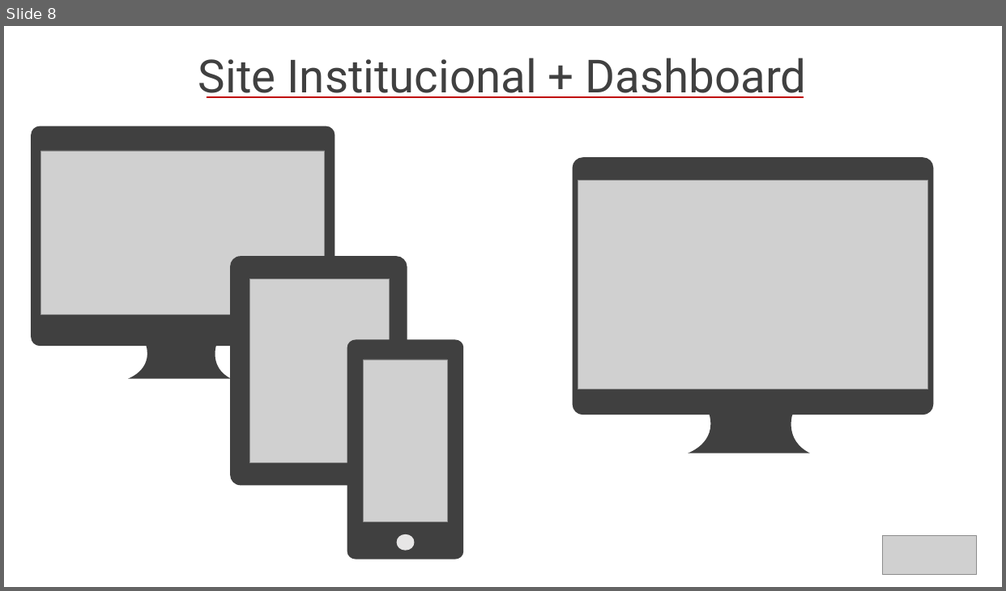
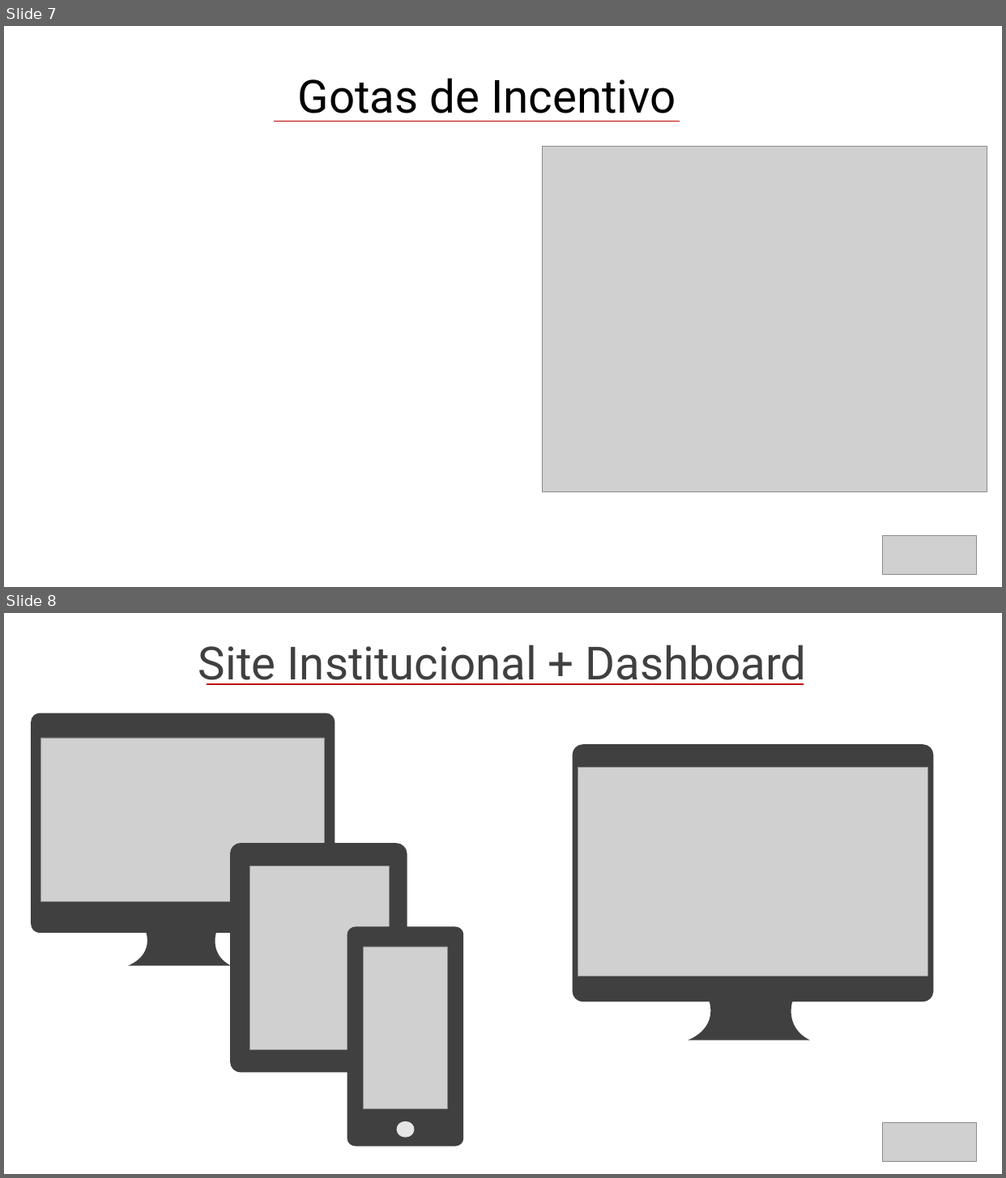
Before and after one commit to BandTec/grupo-07-adsa-20201, a slide deck: Documentação/Slide Final.pptx. Shown one above the other, each under a label of ours: slide 8 before the commit, slides 7 and 8 after it. The pictures are 1006x591 and 1006x1178 pixels, drawn with LibreOffice and Linux fonts; fonts in the diff are those of the drawing; grey boxes stand for pictures. Boxes give left, top, right and bottom in pixels: in the first picture for what was removed or moved away, otherwise in the second. Text is boxed around its words. In the diff, an @@ line names an element or a change of style, - is before the commit and + after.

```diff
--- a/Documentação/Slide Final.pptx
+++ b/Documentação/Slide Final.pptx
@@ slide 7 added at [4, 26, 1002, 587], background #FFFFFF @@
@@ text added at [298, 78, 675, 122], 44 pt, text #000000 @@
+Gotas de Incentivo
@@ line added from (275, 121) to (680, 121), #C00000 1.5 pt @@
@@ picture added at [543, 147, 987, 493] @@
@@ picture added at [883, 536, 977, 575] @@
```
Also in this commit, not shown: 2 slides changed, 15 other files.
